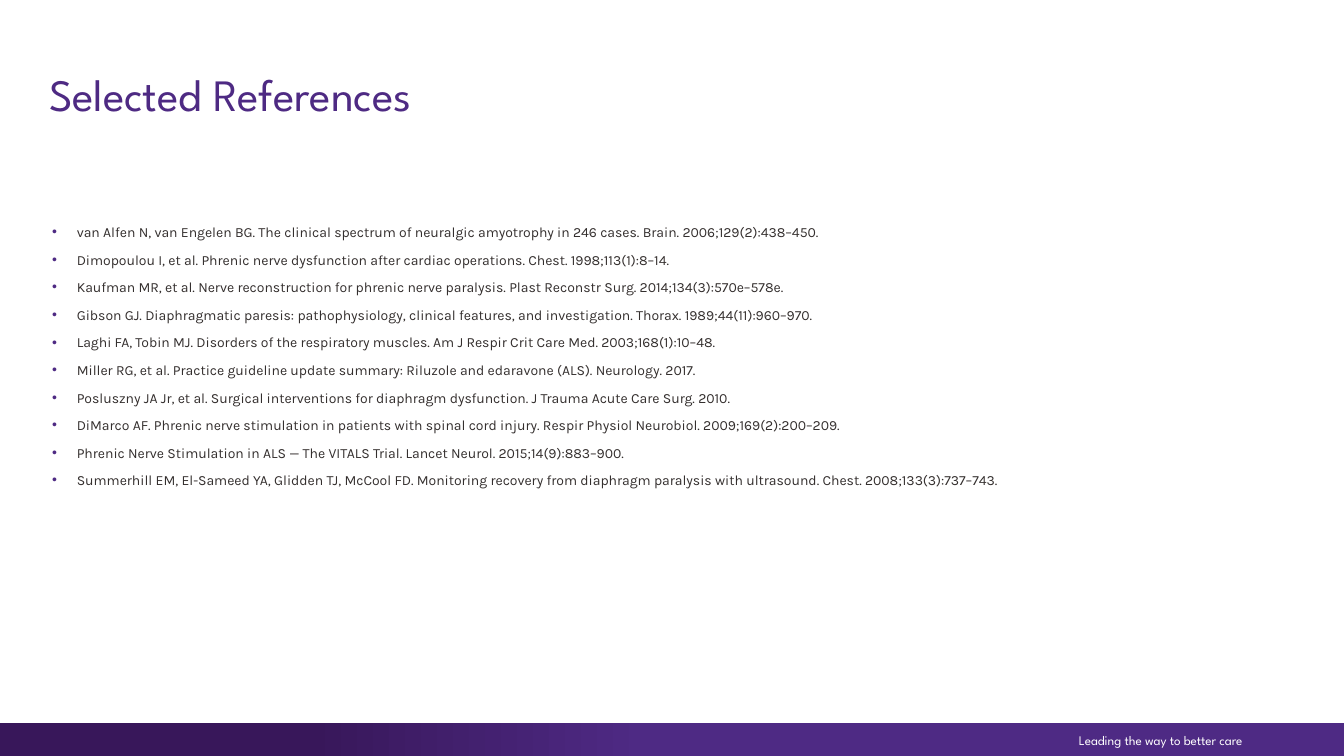
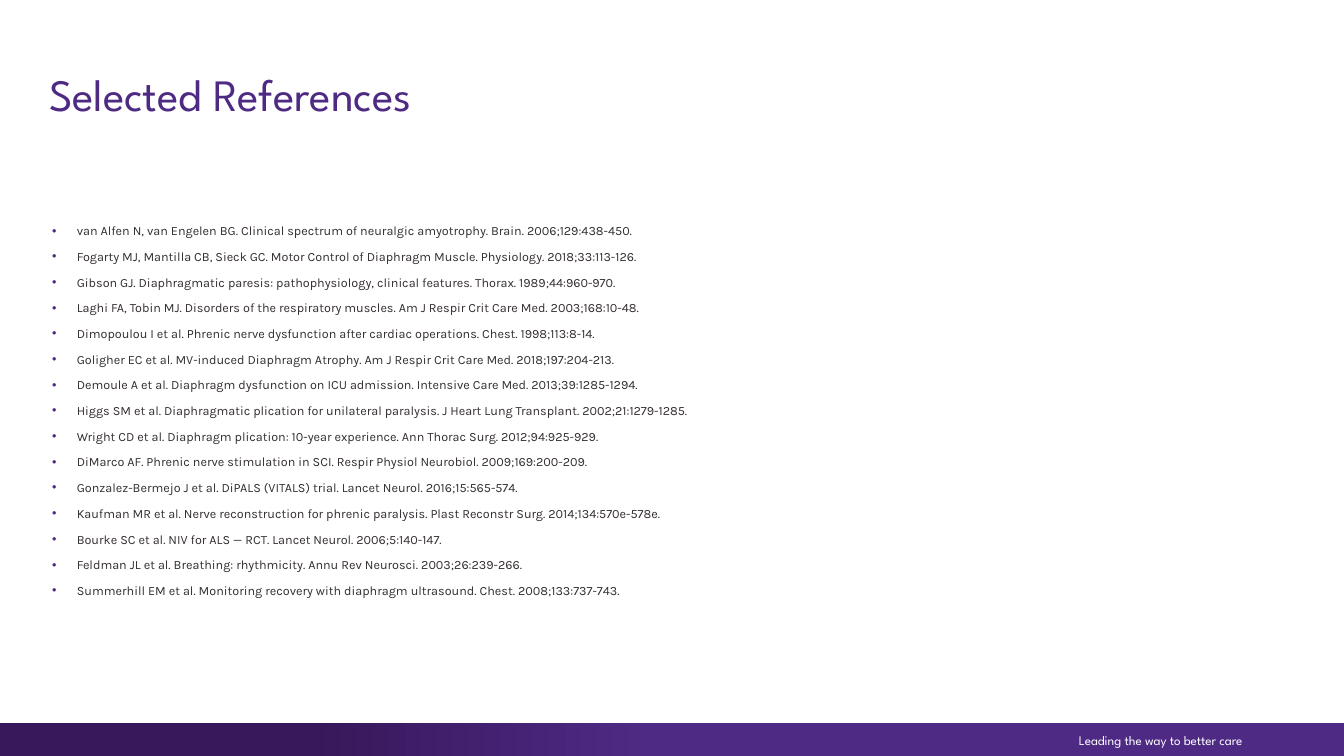
Before and after one commit to jglowala/SQLFTs-talk, a slide deck: slide 31 of Diaphragmatic_Injury_Presentation.pptx (slide 20 before the commit). Drawn at 1344x756 pixels with LibreOffice and Linux fonts; fonts in the diff are those of the drawing; background and template pictures are left out. Boxes give left, top, right and bottom in pixels: in the first picture for what was removed or moved away, otherwise in the second. Text is boxed around its words. In the diff, an @@ line names an element or a change of style, - is before the commit and + after.

```diff
--- a/Diaphragmatic_Injury_Presentation.pptx
+++ b/Diaphragmatic_Injury_Presentation.pptx
@@ text at box(77, 226, 687, 598): text changed; size 10 to 9 pt @@
-    • van Alfen N, van Engelen BG. The clinical spectrum of neuralgic amyotrophy in 246 cases. Brain. 2006;129(2):438–450.
-    • Dimopoulou I, et al. Phrenic nerve dysfunction after cardiac operations. Chest. 1998;113(1):8–14.
-    • Kaufman MR, et al. Nerve reconstruction for phrenic nerve paralysis. Plast Reconstr Surg. 2014;134(3):570e–578e.
-    • Gibson GJ. Diaphragmatic paresis: pathophysiology, clinical features, and investigation. Thorax. 1989;44(11):960–970.
-    • Laghi FA, Tobin MJ. Disorders of the respiratory muscles. Am J Respir Crit Care Med. 2003;168(1):10–48.
-    • Miller RG, et al. Practice guideline update summary: Riluzole and edaravone (ALS). Neurology. 2017.
-    • Posluszny JA Jr, et al. Surgical interventions for diaphragm dysfunction. J Trauma Acute Care Surg. 2010.
-    • DiMarco AF. Phrenic nerve stimulation in patients with spinal cord injury. Respir Physiol Neurobiol. 2009;169(2):200–209.
-    • Phrenic Nerve Stimulation in ALS — The VITALS Trial. Lancet Neurol. 2015;14(9):883–900.
-    • Summerhill EM, El-Sameed YA, Glidden TJ, McCool FD. Monitoring recovery from diaphragm paralysis with ultrasound. Chest. 2008;133(3):737–743.
+    • van Alfen N, van Engelen BG. Clinical spectrum of neuralgic amyotrophy. Brain. 2006;129:438-450.
+    • Fogarty MJ, Mantilla CB, Sieck GC. Motor Control of Diaphragm Muscle. Physiology. 2018;33:113-126.
+    • Gibson GJ. Diaphragmatic paresis: pathophysiology, clinical features. Thorax. 1989;44:960-970.
+    • Laghi FA, Tobin MJ. Disorders of the respiratory muscles. Am J Respir Crit Care Med. 2003;168:10-48.
+    • Dimopoulou I et al. Phrenic nerve dysfunction after cardiac operations. Chest. 1998;113:8-14.
+    • Goligher EC et al. MV-induced Diaphragm Atrophy. Am J Respir Crit Care Med. 2018;197:204-213.
+    • Demoule A et al. Diaphragm dysfunction on ICU admission. Intensive Care Med. 2013;39:1285-1294.
+    • Higgs SM et al. Diaphragmatic plication for unilateral paralysis. J Heart Lung Transplant. 2002;21:1279-1285.
+    • Wright CD et al. Diaphragm plication: 10-year experience. Ann Thorac Surg. 2012;94:925-929.
+    • DiMarco AF. Phrenic nerve stimulation in SCI. Respir Physiol Neurobiol. 2009;169:200-209.
+    • Gonzalez-Bermejo J et al. DiPALS (VITALS) trial. Lancet Neurol. 2016;15:565-574.
+    • Kaufman MR et al. Nerve reconstruction for phrenic paralysis. Plast Reconstr Surg. 2014;134:570e-578e.
+    • Bourke SC et al. NIV for ALS — RCT. Lancet Neurol. 2006;5:140-147.
+    • Feldman JL et al. Breathing: rhythmicity. Annu Rev Neurosci. 2003;26:239-266.
+    • Summerhill EM et al. Monitoring recovery with diaphragm ultrasound. Chest. 2008;133:737-743.
```
Also in this commit, not shown: 16 other slides changed, 13 slides added, 2 slides removed.
